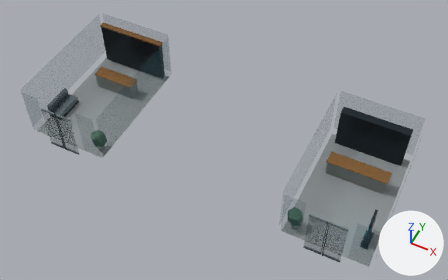
The glTF model ui/3d/system-world/v3/lobby-integrations.lod2.glb as it was, and as the next commit left it.
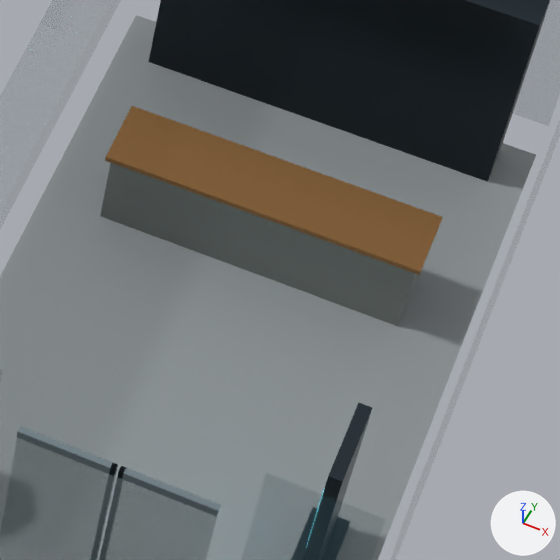
The first picture shows the older version from a camera (50 mm lens) standing at (11.1, -21.5, 28.5) and looking at (0.5, -0.4, 2.1). The close-ups show the older and then the newer version on the part from 68% to 93% of the width and 47% to 86% of the height of that picture. Only the edits that show in the close-ups are written down. The lights are fixed; the arrows at lower right show +X, +Y and +Z. Where no turn or scale is listed for an object, it has been applied to the vertices. Vertices at exactly the same position are counted once.

The older version as bpy lines, for what is in view:
```python
me_mesh_2 = bpy.data.meshes.new('Mesh_2')
me_mesh_2.from_pydata(...)  # 28 vertices, 48 faces; spans x 10.07..11.03, y -4.09..-4.01, z 0.0..2.92
# faces by material slot: [12, 36]
me_mesh_2.materials.append(mat_city_pane)
me_mesh_2.materials.append(mat_city_titanium)
me_mesh_3 = bpy.data.meshes.new('Mesh_3')
me_mesh_3.from_pydata(...)  # 28 vertices, 48 faces; spans x 10.07..11.03, y -4.09..-4.01, z 0.0..2.92
# faces by material slot: [12, 36]
me_mesh_3.materials.append(mat_city_pane)
me_mesh_3.materials.append(mat_city_titanium)
me_mesh_4 = bpy.data.meshes.new('Mesh_4')
me_mesh_4.from_pydata(...)  # 218 vertices, 288 faces; spans x 0.0..21.1, y -8.1..0.0, z 0.9..4.3
# faces by material slot: [4, 20, 60, 36, 84, 24, 48, 12]
me_mesh_4.materials.append(mat_city_kerb)
me_mesh_4.materials.append(mat_city_pane)
me_mesh_4.materials.append(mat_city_graphite)
me_mesh_4.materials.append(mat_city_bronze)
me_mesh_4.materials.append(mat_city_ceramic)
me_mesh_4.materials.append(mat_city_titanium)
me_mesh_4.materials.append(mat_city_leaf)
me_mesh_4.materials.append(mat_city_cyan)
ob_mesh_2 = bpy.data.objects.new('Mesh_2', me_mesh_2)
ob_mesh_2.location = (-3.05, -0.2, 0.88)
ob_mesh_3 = bpy.data.objects.new('Mesh_3', me_mesh_3)
ob_mesh_3.location = (-2.05, -0.2, 0.88)
ob_mesh_4 = bpy.data.objects.new('Mesh_4', me_mesh_4)
ob_mesh_4.location = (-10.55, 4.05, 0.0)
```
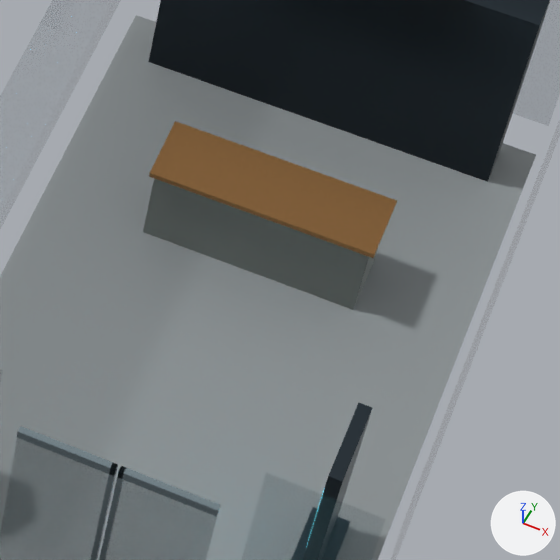
What the commit changed:
me_mesh_4 has 218 vertices, 288 faces and spans x 0.0..21.1, y -8.1..0.0, z 0.9..4.3.
me_mesh_4 is used by ob_mesh_4; location (-10.55, 4.05, 0.0).
me_mesh_4 part 1: the loose piece of 8 vertices spanning x 16.8..20.3, y -3.3..-2.4, z 1.9..2.0 is scaled about its middle by (0.714, 1, 1).
me_mesh_4 part 2: the loose piece of 8 vertices spanning x 16.8..20.2, y -3.2..-2.5, z 0.9..1.9 is scaled about its middle by (0.706, 1, 1).

Where the change shows, as pixel boxes [x1, y1, x2, y2] in the close-ups (560 x 560 px; the box of a moved part takes in the faces that stretch with it):
part 1 of me_mesh_4, moved or reshaped: before [105, 106, 443, 275]; after [149, 121, 397, 258]
part 2 of me_mesh_4, moved or reshaped: before [100, 163, 419, 326]; after [143, 179, 377, 310]
